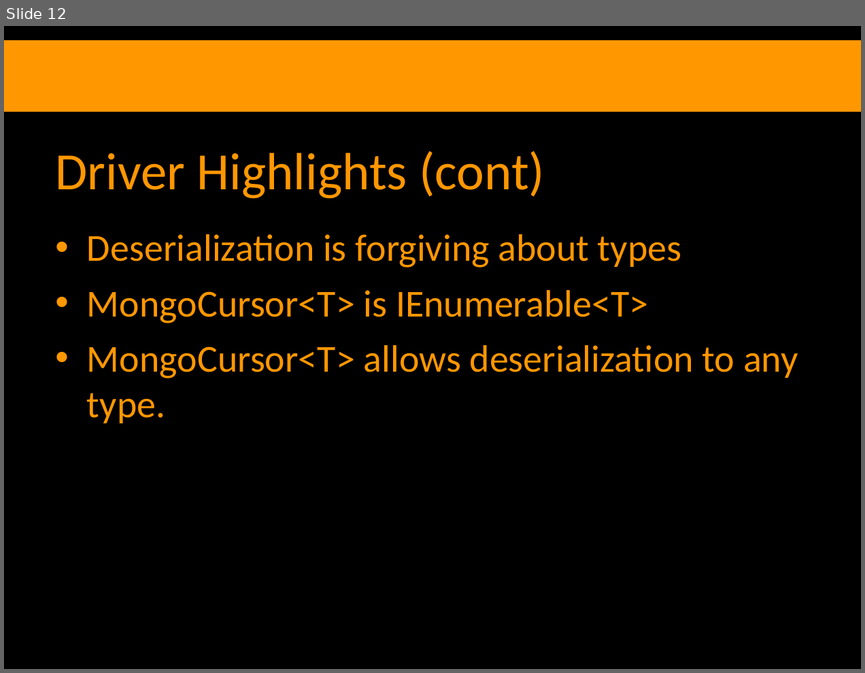
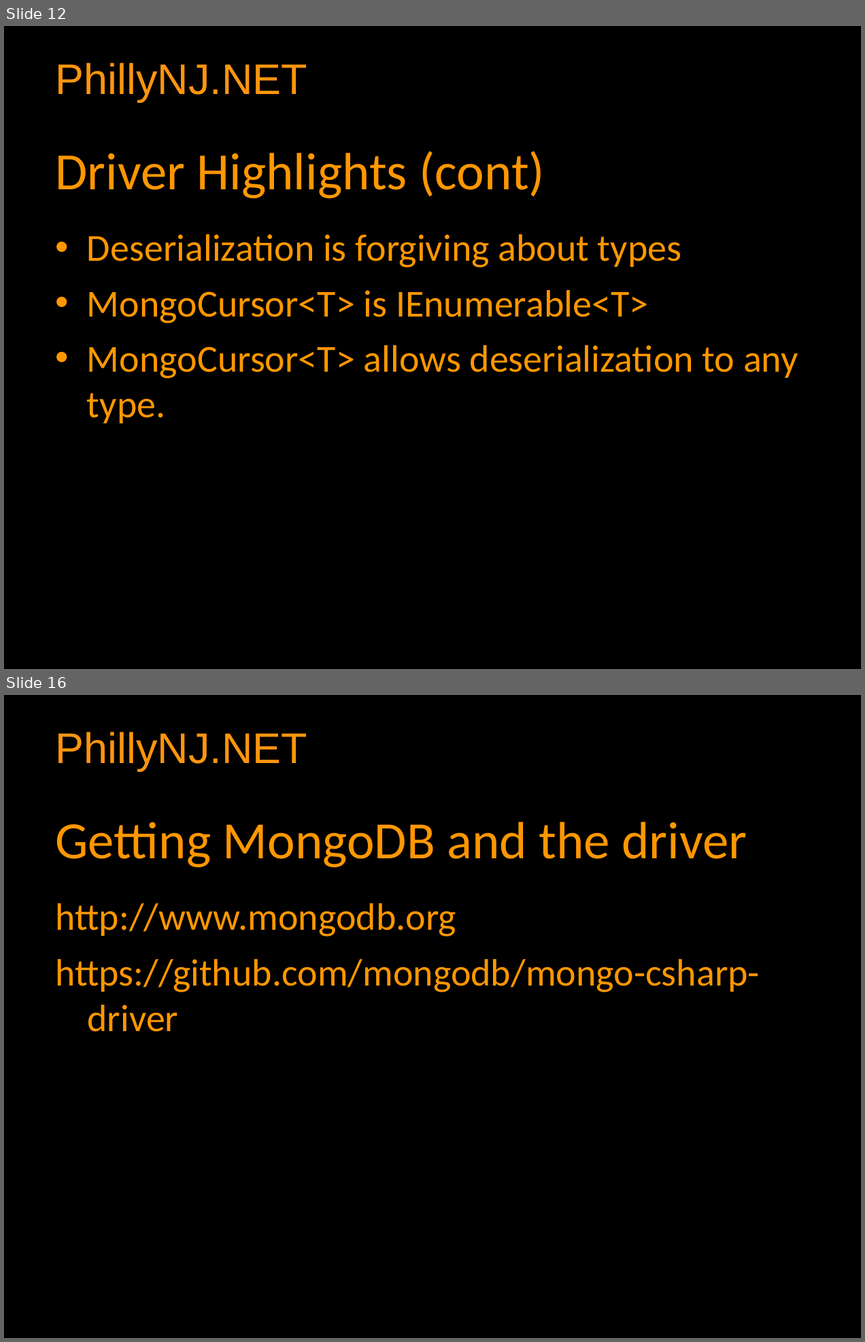
Before and after one commit to zippy1981/CodeCampNYC_Mongo, a slide deck: Slides.odp. Shown one above the other, each under a label of ours: slide 12 before the commit, slides 12 and 16 after it; the slides between them are not shown. The pictures are 865x673 and 865x1342 pixels, drawn with LibreOffice and Linux fonts; fonts in the diff are those of the drawing; background and template pictures are left out. Boxes give left, top, right and bottom in pixels: in the first picture for what was removed or moved away, otherwise in the second. Text is boxed around its words. In the diff, an @@ line names an element or a change of style, - is before the commit and + after.

Commit message:
Use the modern version of the driver. Use nuget.

```diff
--- a/Slides.odp
+++ b/Slides.odp
@@ slide 16 added at bbox=[4, 695, 861, 1338], background #000000; not listed: 1 template element that a slide beside it also shows @@
@@ title added at bbox=[55, 821, 747, 868], 44 pt, text #FF9700 @@
+Getting MongoDB and the driver
@@ text added at bbox=[55, 903, 759, 1032], 32 pt, text #FF9700 @@
+http://www.mongodb.org
+https://github.com/mongodb/mongo-csharp-driver
@@ slide 12 changed as well @@
@@ rectangle removed at bbox=[4, 40, 861, 112] @@
@@ text added at bbox=[55, 63, 307, 102], 36 pt, text #FF950E @@
+PhillyNJ.NET
```
Also in this commit, not shown: 10 other slides changed, 5 other slides added, 3 slides removed, 34 other files.
